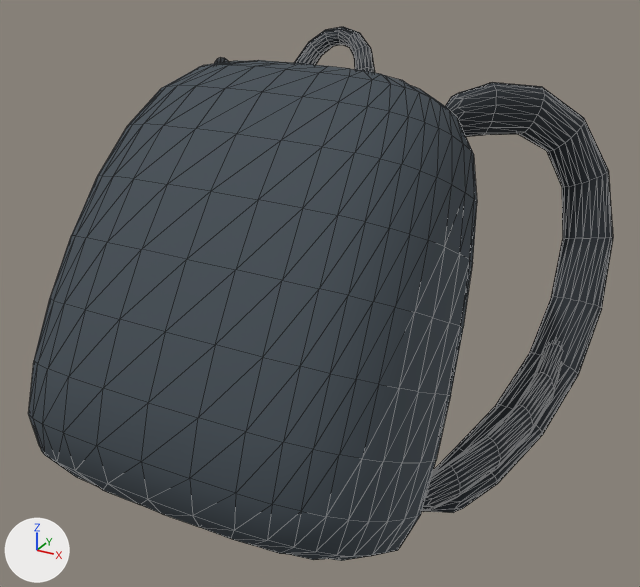
One commit to the glTF model assets/models/rider_backpack.glb: the scene before it, then after it.
Camera for both pictures: a 50 mm camera at (0.286, -0.39, 0.555) aimed at (0.022, 0.09, 0.315). Lighting does not change. The marker at lower left points along +X, +Y and +Z. The older version comes first. Mesh edges are drawn as thin lines.

Objects in the first picture: 'rider_backpack'.
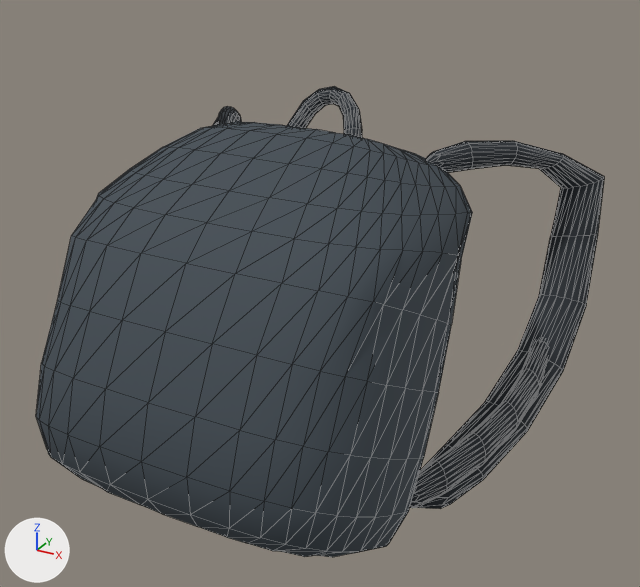
Location of each change, [x1, y1, x2, y2] in pixels of the pictures (640 x 587 px; the box of a moved part takes in the faces that stretch with it):
'rider_backpack', reshaped (12% shorter)
    before: [28, 27, 613, 561]
    after: [36, 86, 604, 557]
part 1 of me_rider_backpack, moved or reshaped
    before: [422, 341, 562, 512]
    after: [410, 338, 548, 508]
part 2 of me_rider_backpack, moved or reshaped
    before: [28, 27, 613, 561]
    after: [36, 86, 604, 557]

What the commit changed:
me_rider_backpack is used by ob_rider_backpack; location (0.0, 0.0, 0.0).
me_rider_backpack had 1460 vertices, 2864 faces and spanned x -0.184..0.184, y -0.076..0.25, z 0.187..0.479.
me_rider_backpack now has 1460 vertices, 2864 faces and spans x -0.173..0.173, y -0.076..0.249, z 0.187..0.441.
me_rider_backpack part 1: the loose piece of 142 vertices spanning x 0.12..0.172, y 0.021..0.213, z 0.213..0.275 is scaled about the mesh origin by (0.94, 1, 1).
me_rider_backpack part 2: 1015 of 1460 vertices moved; they spanned x -0.184..0.184, y -0.075..0.25, z 0.187..0.479 and now span x -0.173..0.173, y -0.075..0.249, z 0.187..0.441; mean shift (0.0, -0.004, -0.014); largest move (-0.068, 0.094, 0.458) -> (-0.061, 0.082, 0.42).
Other edits to the shape of me_rider_backpack do not show in these pictures.
